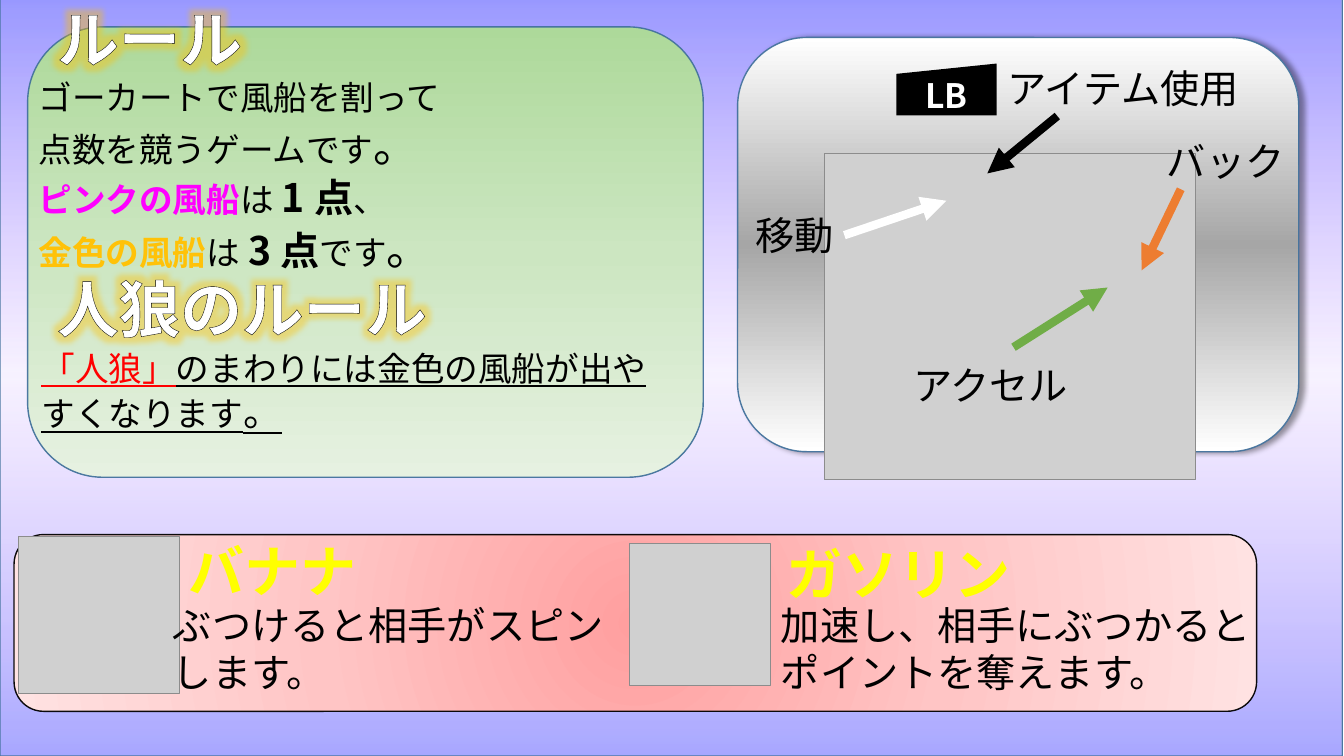
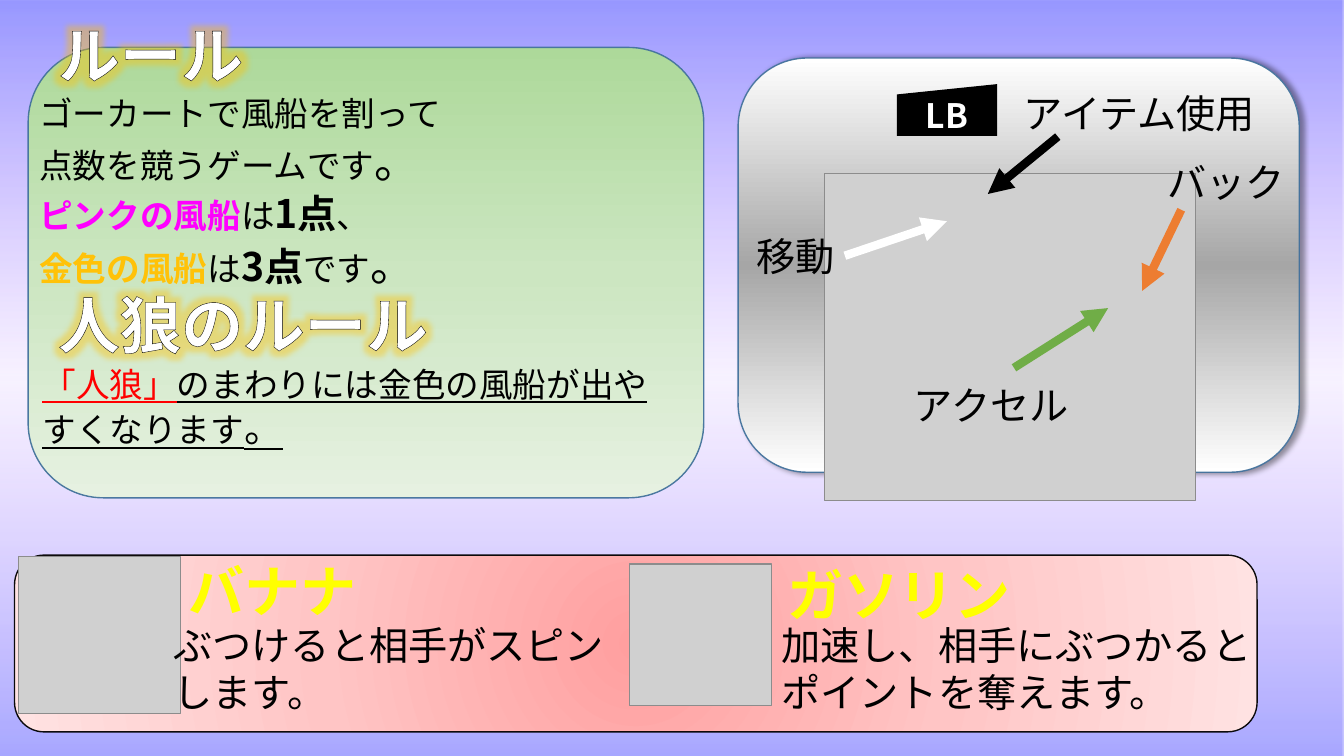
Before and after one commit to MizukiKato0416/sotsugyou_time_kato, a slide deck: slide 1 of PSD/操作説明(人狼).pptx. Drawn at 1344x756 pixels with LibreOffice and Linux fonts; fonts in the diff are those of the drawing; grey boxes stand for pictures. Boxes give left, top, right and bottom in pixels: in the first picture for what was removed or moved away, otherwise in the second. Text is boxed around its words. In the diff, an @@ line names an element or a change of style, - is before the commit and + after.

```diff
--- a/PSD/操作説明(人狼).pptx
+++ b/PSD/操作説明(人狼).pptx
@@ rectangle at (0,0,1344,756): outline #43739E 1 pt to none @@
@@ text "アイテム使用": place and size @@
-text "アイテム使用" at (1008,70,1239,114)
+text "アイテム使用" at (1024,95,1255,139)
@@ 7 texts, 4 arrows, 3 pictures, 3 rounded rectangles, 1 flow chart manual input: place and size @@
-7 texts, 4 arrows, 3 pictures, 3 rounded rectangles, 1 flow chart manual input at (14,27,1300,711)
+7 texts, 4 arrows, 3 pictures, 3 rounded rectangles, 1 flow chart manual input at (14,47,1300,732)
@@ 5 texts: place and size @@
-5 texts at (38,0,646,434)
+5 texts at (39,15,647,450)
```
Also in this commit, not shown: 1 other file.
